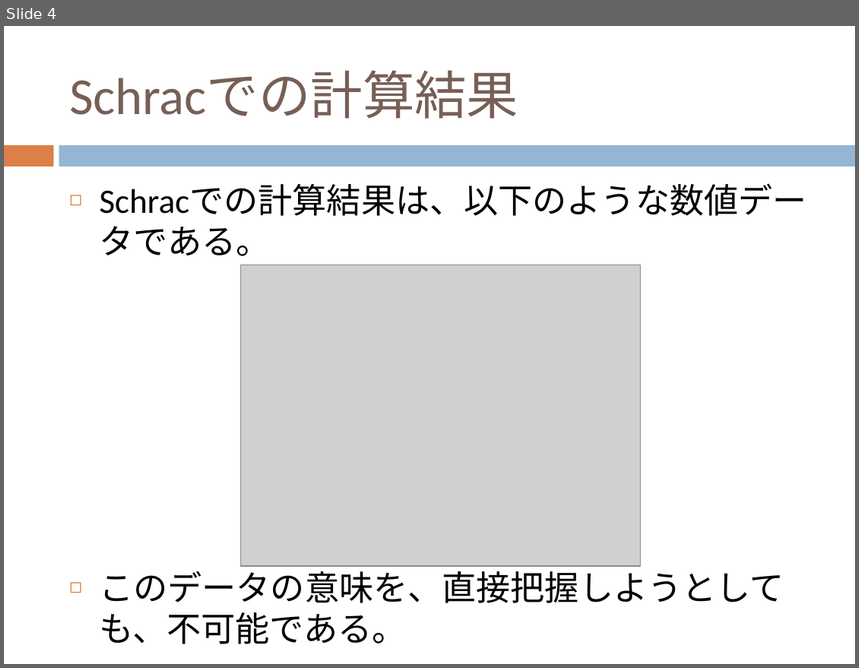
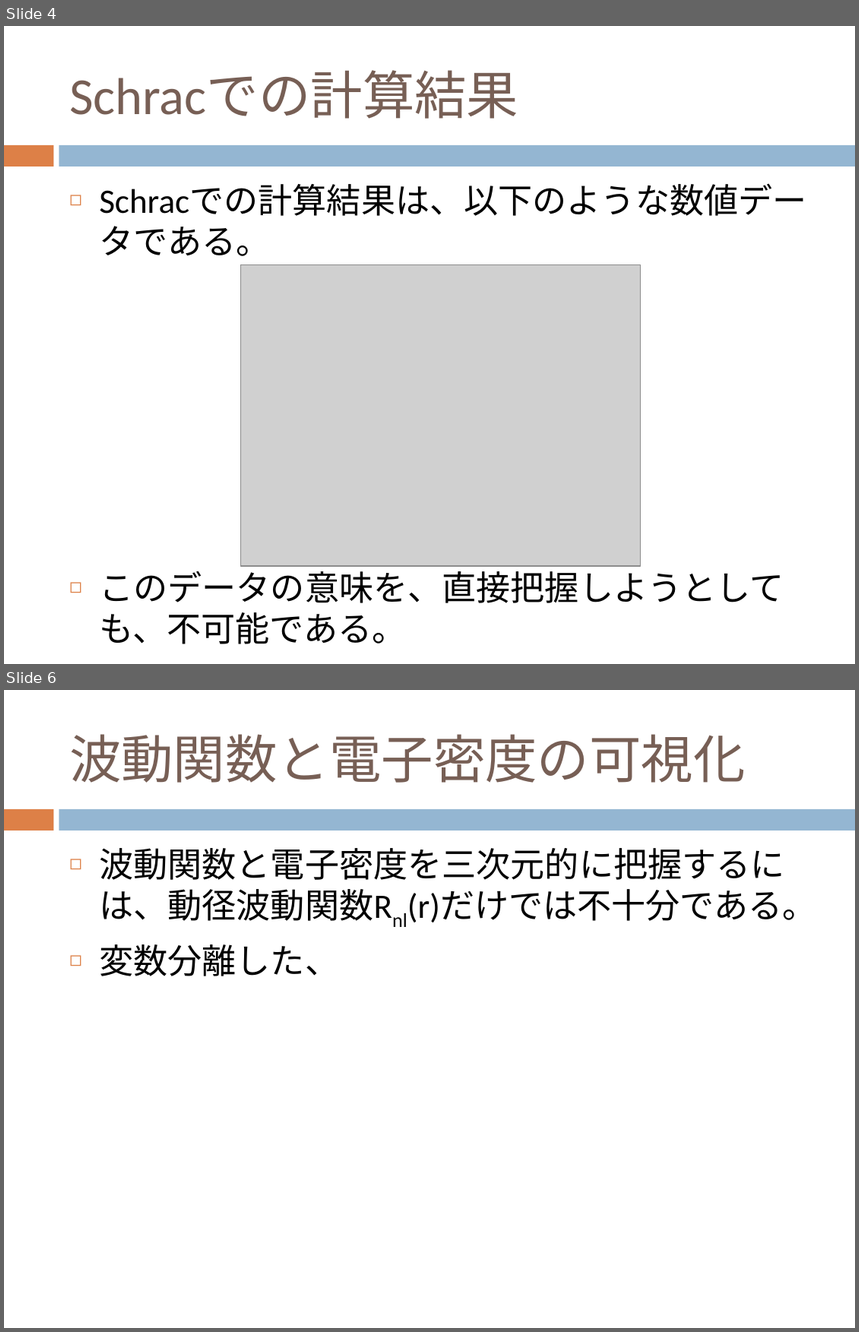
Before and after one commit to dc1394/fukui_sono3, a slide deck: 福井技術者の集い その3 発表資料スライド.pptx. Shown one above the other, each under a label of ours: slide 4 before the commit, slides 4 and 6 after it; the slides between them are not shown. The pictures are 859x668 and 859x1332 pixels, drawn with LibreOffice and Linux fonts; fonts in the diff are those of the drawing; grey boxes stand for pictures. Boxes give left, top, right and bottom in pixels: in the first picture for what was removed or moved away, otherwise in the second. Text is boxed around its words. In the diff, an @@ line names an element or a change of style, - is before the commit and + after.

```diff
--- a/福井技術者の集い その3 発表資料スライド.pptx
+++ b/福井技術者の集い その3 発表資料スライド.pptx
@@ slide 6 added at [4, 690, 855, 1328], background #FFFFFF; not listed: 2 template elements that a slide beside it also shows @@
@@ title added at [69, 734, 746, 783], 44 pt, text #775F55 @@
+波動関数と電子密度の可視化
@@ text added at [99, 848, 817, 977], 29 pt, text #000000 @@
+◻ 波動関数と電子密度を三次元的に把握するには、動径波動関数Rnl(r)だけでは不十分である。
+◻ 変数分離した、
```
Also in this commit, not shown: 1 slide changed.
